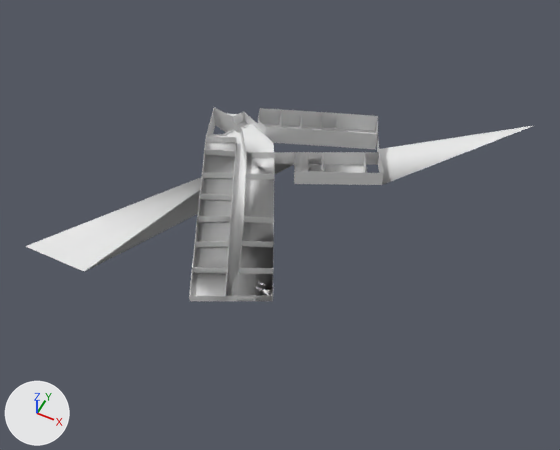
Two versions of the FBX model Assets/Models/main scene/main-scene.fbx, one commit apart.
One viewpoint serves both versions: a camera (50 mm lens) standing at (90.0, -168.0, 256.0) and looking at (-19.0, 49.0, -16.0). The lights are fixed; the arrows at lower left show +X, +Y and +Z. Where no turn or scale is listed for an object, it has been applied to the vertices. Vertices at the same position are counted once.

The scene before the commit, as lines of its bpy script (objects in view):
```python
ob_barricade_01 = bpy.data.objects.new('barricade-01', me_plane_002)
ob_barricade_01.location = (-1.3, 0.3, 0.6)
ob_deur = bpy.data.objects.new('deur', me_cube_012)
ob_deur.location = (-5.9, 2.9, 1.3)
ob_plane = bpy.data.objects.new('Plane', me_plane_005)
ob_plane.location = (-5.2, 0.3, 0.4)
ob_plane_001 = bpy.data.objects.new('Plane.001', me_plane_006)
ob_plane_001.location = (-7.0, 3.2, -3.8)
ob_stoel_001 = bpy.data.objects.new('stoel.001', me_plane_003)
ob_stoel_001.location = (-4.4, -0.1, 1.3)
ob_tafel = bpy.data.objects.new('tafel', me_cube)
ob_tafel.location = (-4.4, 2.8, 1.0)
```
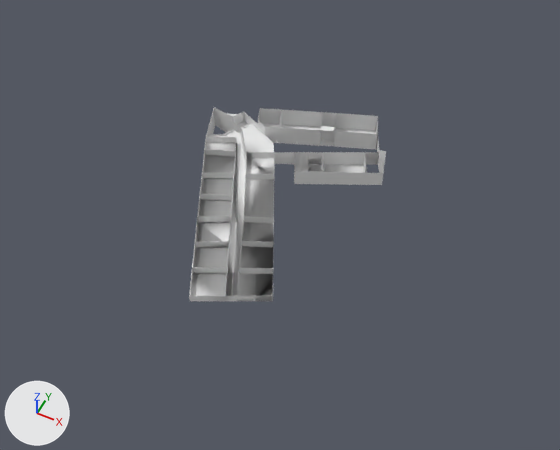
Commit message: mains scene v2

The edits, one by one:
me_plane_006 is used by ob_plane_001; location (-7.0, 3.2, -3.8).
me_plane_006 had 92 vertices, 50 faces and spanned x -101.0..78.0, y -25.0..154.0, z 0.0..10.0.
me_plane_006 now has 124 vertices, 68 faces and spans x -81.0..24.0, y 52.0..114.0, z -1.0..10.0.
Part 2, on me_plane_006:
6 vertices are removed from x -101.0..78.0, y -25.0..154.0, z 0.0..10.0.
32 faces are deleted.
1 vertex moves within x 8.0, y 114.0, z 0.0.
40 vertices are added at x -81.0..17.0, y 52.0..114.0, z -1.0..10.0.
50 new faces join them.
me_plane_005 is used by ob_plane; location (-5.2, 0.3, 0.4).
me_plane_005 had 265 vertices, 257 faces and spanned x -107.0..83.0, y -29.0..162.0, z -11.0..4.0.
me_plane_005 now has 305 vertices, 272 faces and spans x -107.0..83.0, y -29.0..162.0, z -11.0..4.0.
Part 1, on me_plane_005:
11 faces are deleted.
40 vertices are added at x -22.0..-9.0, y -1.0..16.0, z 0.0..2.0.
26 new faces join them.
Object 'deur' (ob_deur) is deleted.
Object 'stoel.001' (ob_stoel_001) is deleted.
Object 'tafel' (ob_tafel) is deleted.
Object 'barricade-01' (ob_barricade_01) is deleted.

Boxes [x1, y1, x2, y2] around the edits, measured in the pictures (560 x 450 px):
'Plane.001', reshaped: before [26, 108, 535, 272]; after [233, 108, 386, 185]
'barricade-01', deleted: before [263, 289, 269, 295]
'stoel.001', deleted: before [256, 286, 262, 290]
part 1 of me_plane_005, built on: [196, 129, 246, 296] in both
part 2 of me_plane_006, built on: before [26, 111, 535, 272]; after [274, 111, 386, 183]
